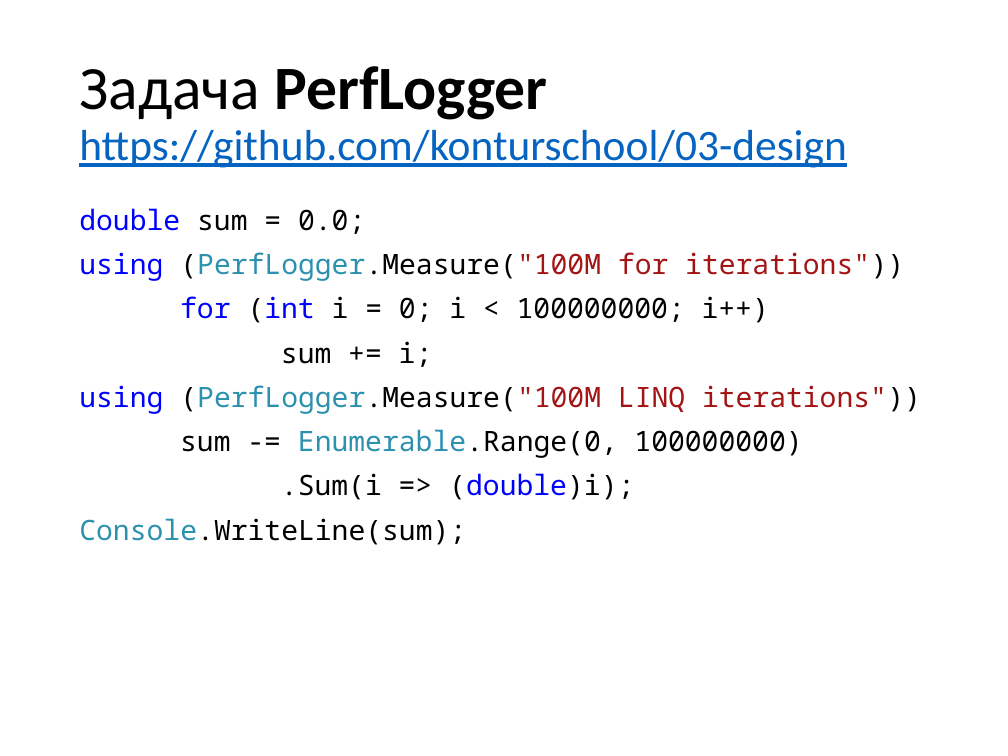
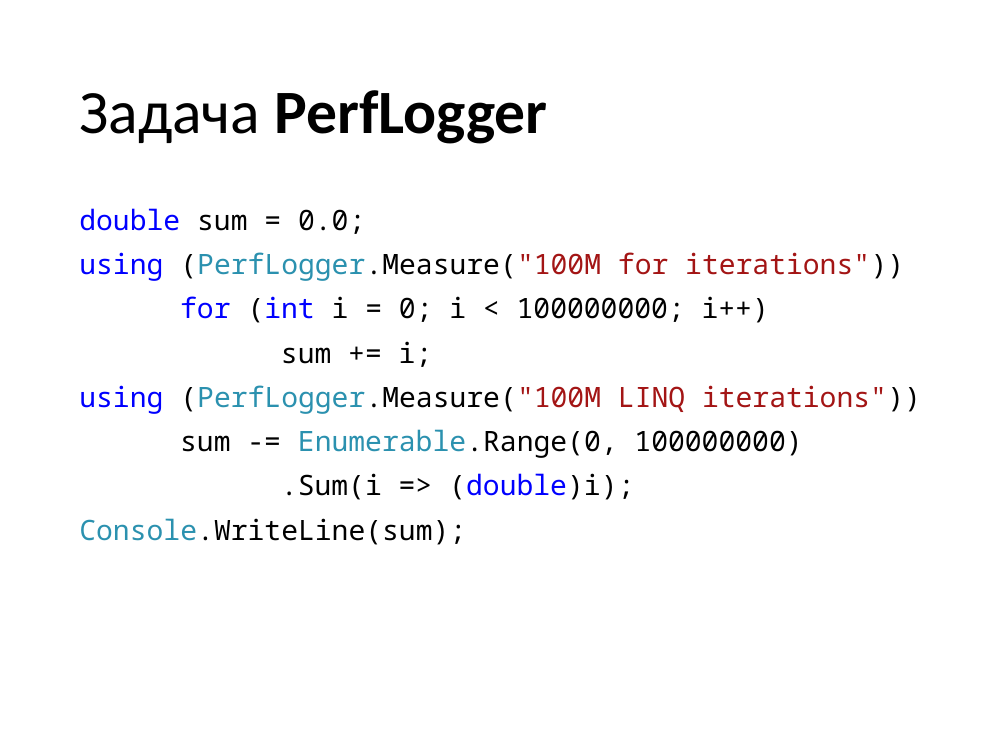
Before and after one commit to valertron/design, a slide deck: slide 40 of Design.pptx. Drawn at 1008x756 pixels with LibreOffice and Linux fonts; fonts in the diff are those of the drawing. Boxes give left, top, right and bottom in pixels: in the first picture for what was removed or moved away, otherwise in the second. Text is boxed around its words. In the diff, an @@ line names an element or a change of style, - is before the commit and + after.

```diff
--- a/Design.pptx
+++ b/Design.pptx
@@ title at bbox=[79, 90, 547, 144]: text changed; size 31 to 44 pt; text colour #0563C1 to #000000; bold on @@
-Задача PerfLogger
-https://github.com/konturschool/03-design
+Задача PerfLogger
```
Also in this commit, not shown: 3 other slides changed, 1 slide added, 1 slide removed, 39 other files.
